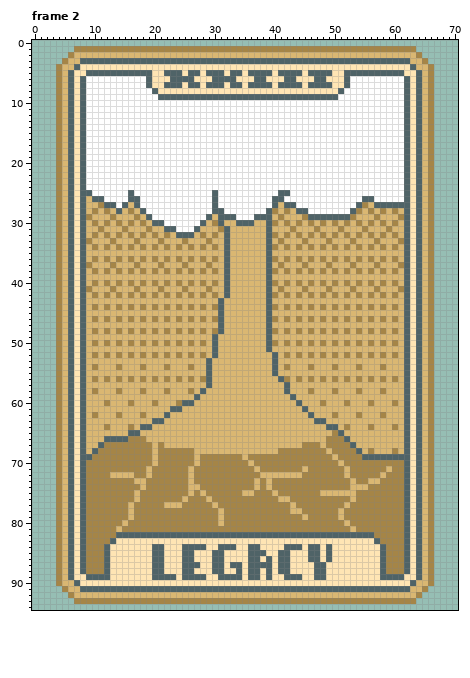
Pixel-art file -- art/aseprite/DuckItems.aseprite. The picture above was drawn from the file before the commit.
71x95 pixels, 25 frames. Shown: frame 2. The commit also changed other frames, which this record leaves out.
Once edited:
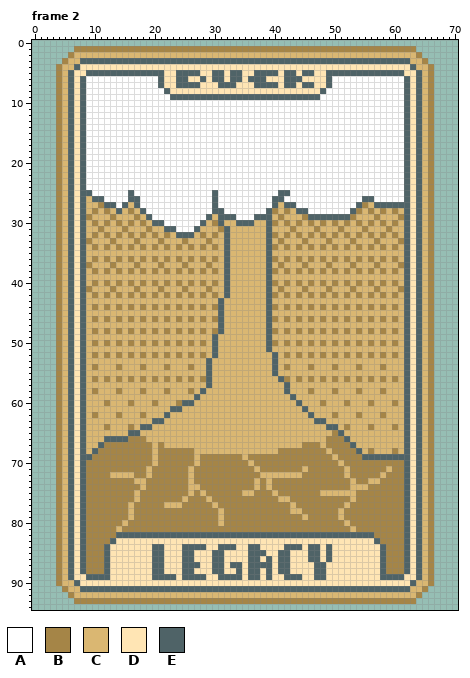
Palette (. is transparent): A #ffffff  B #a58547  C #dab772  D #ffe5b4  E #4f6367
What changed:
Frame 2, layer "Overlay":
y 5: x 20..23 DDEE -> EEDD; x 25 D -> E; x 29 E -> D; x 36 E -> D; x 40..41 DE -> ED; x 44..45 ED -> DE; x 47..48 EE -> DD; x 50..51 DD -> EE
y 6: x 19..21 EDD -> AAE; x 23 E -> D; x 26 E -> D; x 28 D -> E; x 32 E -> D; x 34 D -> E; x 36 D -> E; x 44 D -> E; x 47..52 EEDDDE -> DDEAAA
y 7: x 19..23 EDDEE -> AAEDD; x 25 D -> E; x 29..30 EE -> DD; x 32 D -> E; x 34 E -> D; x 36 E -> D; x 40..41 DE -> ED; x 44..45 ED -> DE; x 47..48 EE -> DD; x 50..52 DDE -> AAA
y 8: x 20..22 EDD -> AAE; x 48..51 DDDE -> EAAA
y 9: x 21..22 EE -> AA; x 48..50 EEE -> AAA
Pixel boxes of the changes (left, top, right, bottom) in both pictures:
changed: (146, 70, 350, 100)
